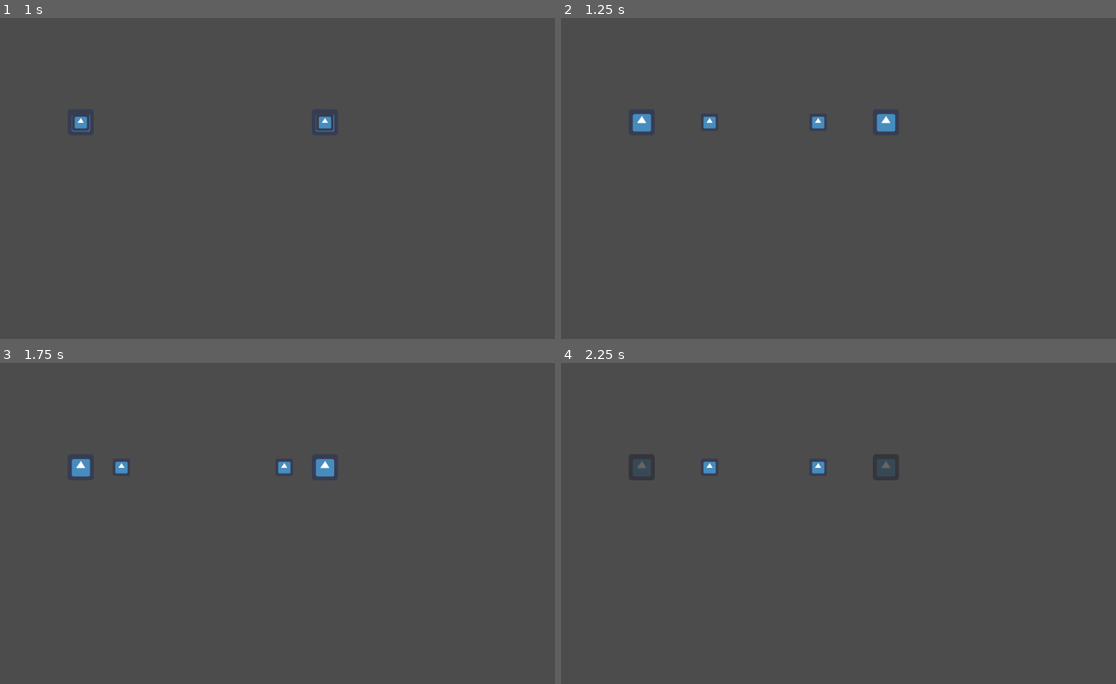
Above: before the commit, frames 1-4 (two rows, left to right).
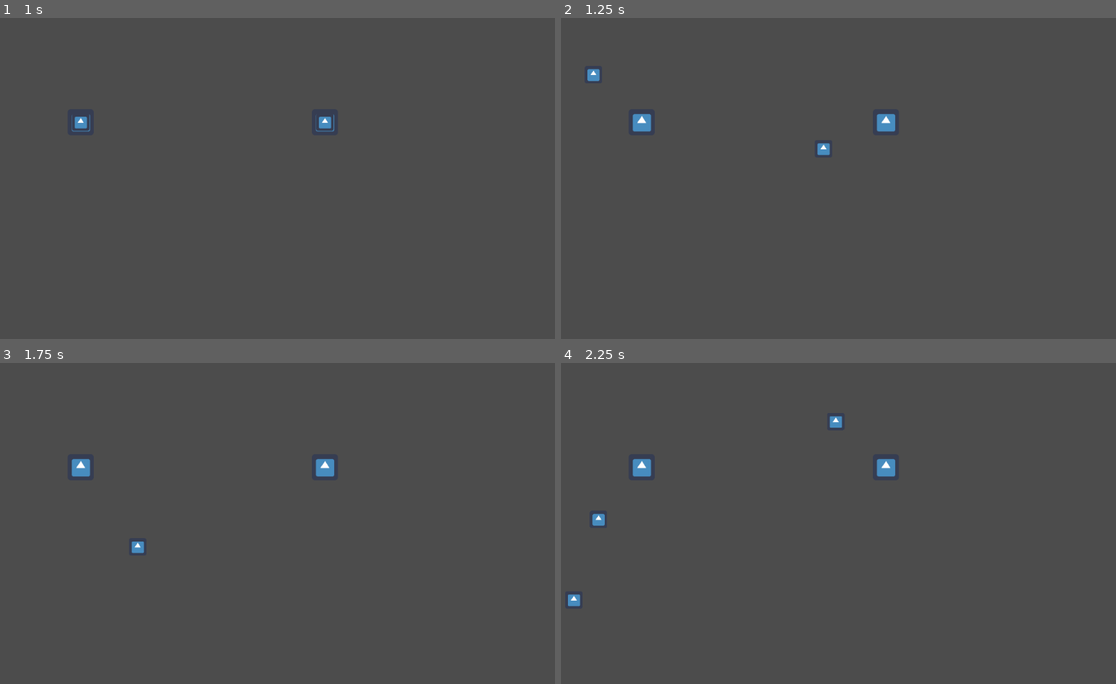
Above: after the commit, the same moments.

Repository: SamBumgardner/power-up-ld-51
Game: Godot game, scene res://scenes/Gameplay.tscn
Two runs of this game, one before a commit and one after it. Both use one fixed random seed, a clock stepped at 60 frames per second and the inputs below. The engine's default icon, where the game draws it, is replaced by a stand-in: a white triangle on a blue panel in a dark square.
Inputs:
- Up to frame 1 (1 s): tap Enter at 0.5 s
- Up to frame 2 (1.25 s): no input
- Up to frame 3 (1.75 s): no input
- Up to frame 4 (2.25 s): no input

Frame 1 is identical in both runs. In frame 2, 0.3% of the frame differs, in the area x 4-49%, y 15-43%; in frame 3, 0.3%; in frame 4, 0.8%, in the area x 1-61%, y 16-76%.

Commit message:
finish implementation of random pattern
first stab at letting player add a pattern to themself - still rough

Diff:
--- a/patterns/CannonBase.gd
+++ b/patterns/CannonBase.gd
@@ -4,32 +4,33 @@
 
 signal fired_projectile
 
+var pattern_parent:Node2D
 var pattern_duration:float
-var pattern_position:Vector2
 var pattern_collision:int
 
 export var projectile_sprite_frame = 0
-
-var shoot_times:Array = [1]
+export var base_velocity:float = 500
+var projectile_infos:Array
 var calc_vector:Vector2 = Vector2(1, 0)
 
-func _init(_pattern_duration:float, _pattern_position:Vector2, _pattern_collision:int):
+func _init(_pattern_parent:Node2D, _pattern_duration:float, _pattern_collision:int):
+	pattern_parent = _pattern_parent
 	pattern_duration = _pattern_duration
-	pattern_position = _pattern_position
 	pattern_collision = _pattern_collision
 
+	projectile_infos = [ProjectileInfo.new(1, 1)]
+
 func try_shoot(start_time, end_time):
-	for shoot_time in shoot_times:
-		if (start_time < shoot_time and end_time > shoot_time) \
-				or (end_time > pattern_duration and fmod(end_time, pattern_duration)  > shoot_time):
-			var projectile_info:ProjectileInfo = ProjectileInfo.new(shoot_time)
+	for projectile_info in projectile_infos:
+		if (start_time < projectile_info.shoot_time and end_time > projectile_info.shoot_time) \
+				or (end_time > pattern_duration and fmod(end_time, pattern_duration)  > projectile_info.shoot_time):
 
 			populate_velocity(projectile_info)
 
-			emit_signal("fired_projectile", pattern_position,
+			emit_signal("fired_projectile", pattern_parent.global_position,
 				projectile_info.velocity, pattern_collision,
 				projectile_sprite_frame)
 
 func populate_velocity(projectile_info:ProjectileInfo):
 	calc_vector = Vector2.RIGHT
-	projectile_info.velocity = calc_vector
+	projectile_info.velocity = calc_vector * base_velocity * projectile_info.velocity_modifier
--- a/patterns/PatternBase.gd
+++ b/patterns/PatternBase.gd
@@ -4,12 +4,22 @@
 
 export var duration = 1.0
 var total_elapsed = 0
-var bullet_collision_mask = 0b0000
+export(int, LAYERS_2D_PHYSICS) var bullet_collision_mask = 0b0000
 
 onready var cannons = get_cannons()
 
+func _init(_bullet_collision_mask:int):
+	bullet_collision_mask = _bullet_collision_mask
+
 func get_cannons():
 	return []
+
+func _ready():
+	var gameplay_node:Node = get_node("/root/Gameplay")
+	var projectile_pool:ProjectilePool = gameplay_node.get("projectile_pool")
+
+	for cannon in cannons:
+		cannon.connect("fired_projectile", projectile_pool, "_on_fired_projectile")
 
 func _physics_process(delta):
 	var end_time = total_elapsed + delta
--- a/patterns/ProjectileInfo.gd
+++ b/patterns/ProjectileInfo.gd
@@ -2,8 +2,10 @@
 
 class_name ProjectileInfo
 
-var shoot_time: float
-var velocity: Vector2
+var shoot_time:float
+var speed:float
+var velocity:Vector2
 
-func _init(_shoot_time):
+func _init(_shoot_time, _speed):
 	shoot_time = _shoot_time
+	speed = _speed
--- a/patterns/random/CannonRandom.gd
+++ b/patterns/random/CannonRandom.gd
@@ -2,10 +2,11 @@
 
 class_name CannonRandom
 
-func _init(_pattern_duration:float, _pattern_position:Vector2, _pattern_collision:int) \
-		.(_pattern_duration, _pattern_position, _pattern_collision):
+func _init(_pattern_parent:Node2D, _pattern_duration:float, _pattern_collision:int) \
+		.(_pattern_parent, _pattern_duration, _pattern_collision):
+	projectile_infos = [ProjectileInfo.new(1, 1)]
 	pass
 
 func populate_velocity(projectile_info:ProjectileInfo):
-	calc_vector = Vector2.RIGHT
-	projectile_info.velocity = calc_vector.rotated(randf() * PI * 2)
+	calc_vector = Vector2.RIGHT.rotated(randf() * PI * 2)
+	projectile_info.velocity = calc_vector * base_velocity * projectile_info.speed
--- a/patterns/random/PatternRandom.gd
+++ b/patterns/random/PatternRandom.gd
@@ -1,6 +1,11 @@
 extends PatternBase
+
+class_name PatternRandom
+
+func _init(_bullet_collision_mask:int = 0).(_bullet_collision_mask):
+	pass
 
 func get_cannons():
 	return [
-		CannonRandom.new(duration, position, bullet_collision_mask)
+		CannonRandom.new(self, duration, bullet_collision_mask)
 	]
--- a/project.godot
+++ b/project.godot
@@ -19,10 +19,25 @@
 "language": "GDScript",
 "path": "res://patterns/random/CannonRandom.gd"
 }, {
+"base": "Node",
+"class": "Gameplay",
+"language": "GDScript",
+"path": "res://scenes/Gameplay.gd"
+}, {
 "base": "Node2D",
 "class": "PatternBase",
 "language": "GDScript",
 "path": "res://patterns/PatternBase.gd"
+}, {
+"base": "PatternBase",
+"class": "PatternRandom",
+"language": "GDScript",
+"path": "res://patterns/random/PatternRandom.gd"
+}, {
+"base": "Area2D",
+"class": "Player",
+"language": "GDScript",
+"path": "res://scenes/Player.gd"
 }, {
 "base": "Reference",
 "class": "ProjectileInfo",
@@ -37,7 +52,10 @@
 _global_script_class_icons={
 "CannonBase": "",
 "CannonRandom": "",
+"Gameplay": "",
 "PatternBase": "",
+"PatternRandom": "",
+"Player": "",
 "ProjectileInfo": "",
 "ProjectilePool": ""
 }
--- a/scenes/Gameplay.gd
+++ b/scenes/Gameplay.gd
@@ -1,11 +1,8 @@
 extends Node
 
-var projectile_pool
+class_name Gameplay
 
+var projectile_pool = preload("res://ProjectilePool.gd").new()
 
 func _ready():
-	projectile_pool = preload("res://ProjectilePool.gd").new()
 	projectile_pool.init(self)
-
-	$Player1.connect("fired_projectile", projectile_pool, "_on_fired_projectile")
-	$Player2.connect("fired_projectile", projectile_pool, "_on_fired_projectile")
--- a/scenes/Player.gd
+++ b/scenes/Player.gd
@@ -1,4 +1,6 @@
 extends Area2D
+
+class_name Player
 
 signal hit
 signal fired_projectile
@@ -24,6 +26,8 @@
 var max_x
 var max_y
 
+var pattern_random = preload("res://patterns/random/PatternRandom.gd")
+
 func _ready():
 	player_prefix = "p" + str(player_number) + "_"
 	velocity = Vector2.ZERO
@@ -31,6 +35,9 @@
 	radius = ($CollisionShape2D.shape as CircleShape2D).radius
 	max_x = screen_size.x - radius
 	max_y = screen_size.y - radius
+
+	add_child(pattern_random.new(target_player_collision))
+
 
 func _process(_delta):
 	if velocity.length() > 0:
@@ -81,14 +88,3 @@
 func _on_Recovery_timeout():
 	$AnimatedSprite.modulate = DEFAULT_TINT
 	$CollisionShape2D.set_deferred("disabled", false)
-
-##########
-# BULLET #
-##########
-func get_vector_to_target():
-	return Vector2(1,0).rotated(get_angle_to(target_player.get("position")))
-
-func _on_FireBullet_timeout():
-	emit_signal("fired_projectile", position,
-		get_vector_to_target() * PROJECTILE_SPEED, target_player_collision,
-		PROJECTILE_SPRITE_INDEX)
--- a/scenes/Player.tscn
+++ b/scenes/Player.tscn
@@ -24,13 +24,9 @@
 [node name="CollisionShape2D" type="CollisionShape2D" parent="."]
 shape = SubResource( 3 )
 
-[node name="FireBullet" type="Timer" parent="."]
-autostart = true
-
 [node name="Recovery" type="Timer" parent="."]
 wait_time = 0.5
 one_shot = true
 
 [connection signal="area_shape_entered" from="." to="." method="_on_Player_area_shape_entered"]
-[connection signal="timeout" from="FireBullet" to="." method="_on_FireBullet_timeout"]
 [connection signal="timeout" from="Recovery" to="." method="_on_Recovery_timeout"]
